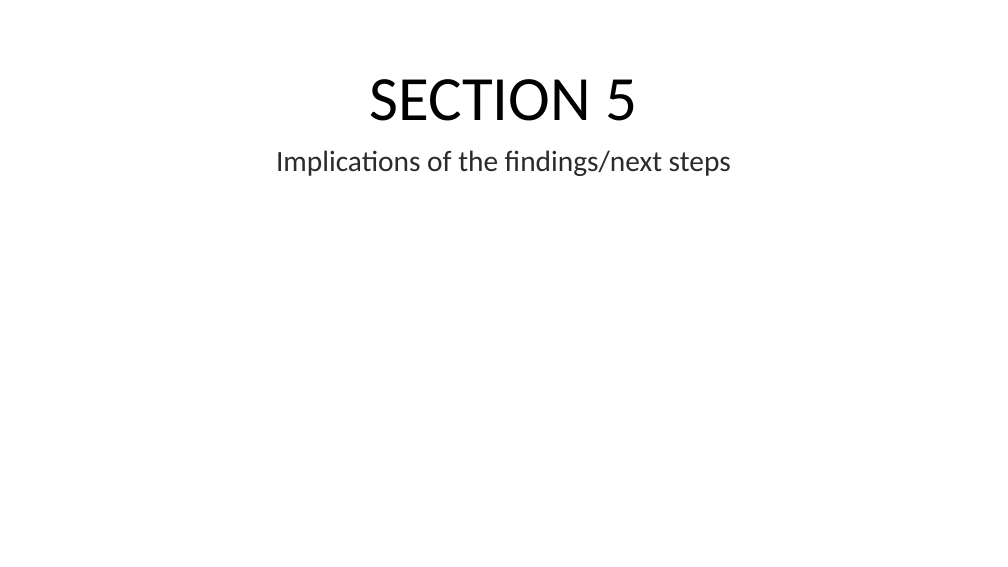
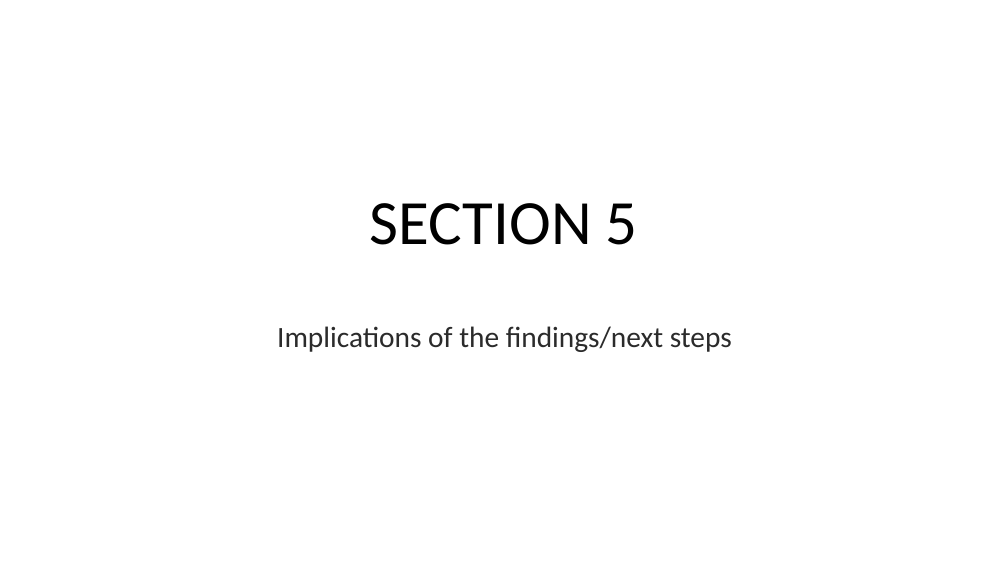
Before and after one commit to CandaceDoesData/Group_Project_1, a slide deck: slide 38 of NBA.pptx (slide 29 before the commit). Drawn at 1008x567 pixels with LibreOffice and Linux fonts; fonts in the diff are those of the drawing. Boxes give left, top, right and bottom in pixels: in the first picture for what was removed or moved away, otherwise in the second. Text is boxed around its words. In the diff, an @@ line names an element or a change of style, - is before the commit and + after.

```diff
--- a/NBA.pptx
+++ b/NBA.pptx
@@ title "SECTION 5": place and size @@
-title "SECTION 5" at (369,79,637,121)
+title "SECTION 5" at (370,203,638,245)
@@ text "Implications of the findings/next steps": place and size @@
-text "Implications of the findings/next steps" at (276,150,731,176)
+text "Implications of the findings/next steps" at (277,326,732,352)
```
Also in this commit, not shown: 8 other slides changed, 17 slides added, 5 slides removed, 1 other file.
